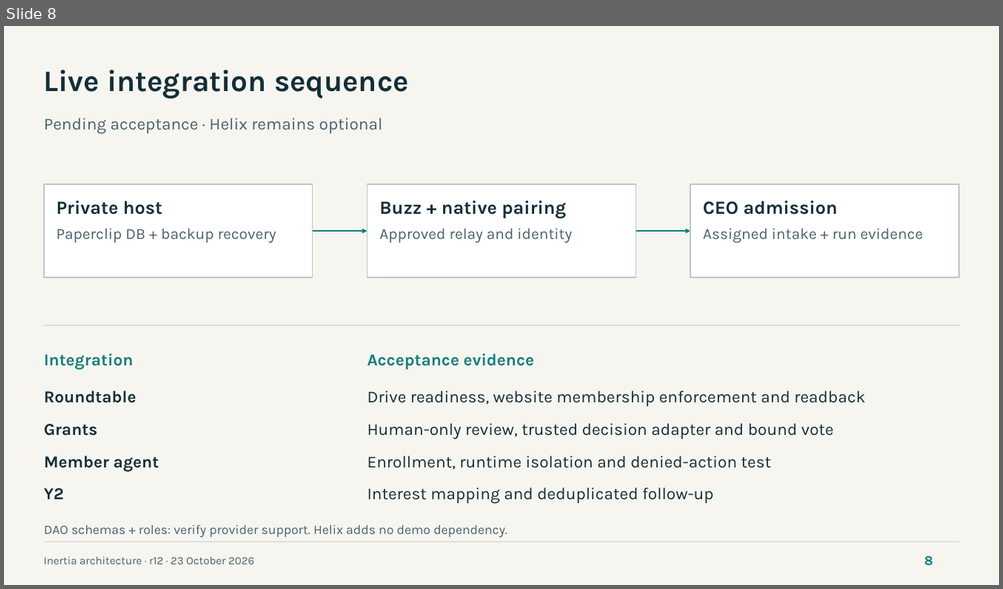
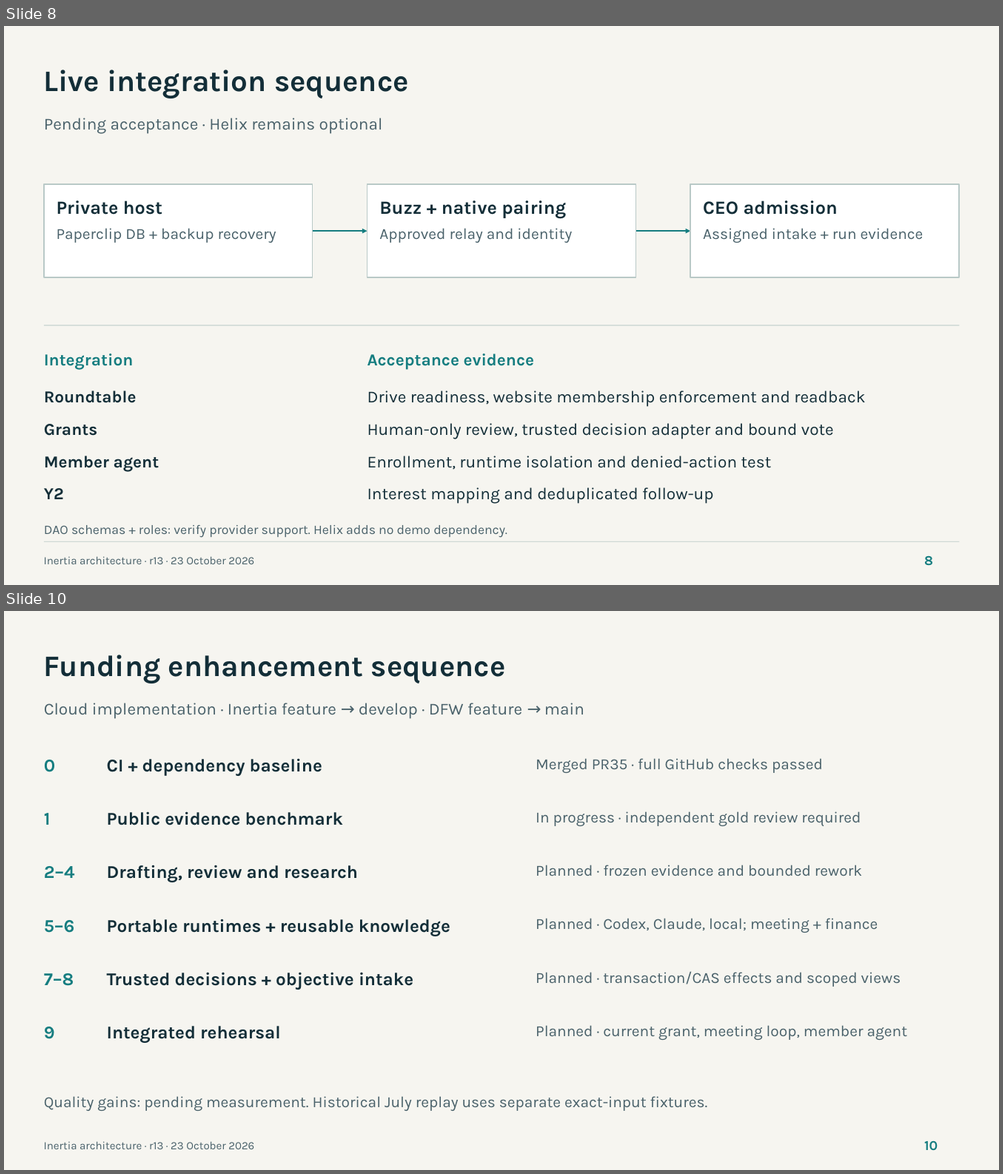
Before and after one commit to NetRxn/Inertia, a slide deck: Inertia-Architecture.pptx. Shown one above the other, each under a label of ours: slide 8 before the commit, slides 8 and 10 after it; the slides between them are not shown. The pictures are 1003x589 and 1003x1174 pixels, drawn with LibreOffice and Linux fonts; fonts in the diff are those of the drawing. Boxes give left, top, right and bottom in pixels: in the first picture for what was removed or moved away, otherwise in the second. Text is boxed around its words. In the diff, an @@ line names an element or a change of style, - is before the commit and + after.

Commit message:
docs: coordinate funding agents, meeting knowledge and objective intake [skip ci]

```diff
--- a/Inertia-Architecture.pptx
+++ b/Inertia-Architecture.pptx
@@ slide 10 added at <box>4,611,999,1170</box>, background #F6F5F0 @@
@@ text added at <box>44,655,506,684</box>, 36 pt, text #132E38, bold @@
+Funding enhancement sequence
@@ text added at <box>44,703,584,719</box>, 20.2 pt, text #49616A @@
+Cloud implementation · Inertia feature → develop · DFW feature → main
@@ text added at <box>44,760,55,772</box>, 21.8 pt, text #157D80, bold @@
+0
@@ text added at <box>107,758,322,776</box>, 21.8 pt, text #132E38, bold @@
+CI + dependency baseline
@@ text added at <box>535,758,822,773</box>, 18.8 pt, text #49616A @@
+Merged PR35 · full GitHub checks passed
@@ text added at <box>44,813,51,825</box>, 21.8 pt, text #157D80, bold @@
+1
@@ text added at <box>107,812,343,826</box>, 21.8 pt, text #132E38, bold @@
+Public evidence benchmark
@@ text added at <box>535,812,860,826</box>, 18.8 pt, text #49616A @@
+In progress · independent gold review required
@@ text added at <box>44,866,75,878</box>, 21.8 pt, text #157D80, bold @@
+2–4
@@ text added at <box>107,865,358,883</box>, 21.8 pt, text #132E38, bold @@
+Drafting, review and research
@@ text added at <box>535,865,862,876</box>, 18.8 pt, text #49616A @@
+Planned · frozen evidence and bounded rework
@@ text added at <box>44,920,75,933</box>, 21.8 pt, text #157D80, bold @@
+5–6
@@ text added at <box>107,919,450,937</box>, 21.8 pt, text #132E38, bold @@
+Portable runtimes + reusable knowledge
@@ text added at <box>535,918,878,933</box>, 18.8 pt, text #49616A @@
+Planned · Codex, Claude, local; meeting + finance
@@ text added at <box>44,974,74,986</box>, 21.8 pt, text #157D80, bold @@
+7–8
@@ text added at <box>107,972,413,990</box>, 21.8 pt, text #132E38, bold @@
+Trusted decisions + objective intake
@@ text added at <box>535,971,901,987</box>, 18.8 pt, text #49616A @@
+Planned · transaction/CAS effects and scoped views
@@ text added at <box>44,1027,55,1039</box>, 21.8 pt, text #157D80, bold @@
+9
@@ text added at <box>107,1026,281,1043</box>, 21.8 pt, text #132E38, bold @@
+Integrated rehearsal
@@ text added at <box>535,1025,908,1040</box>, 18.8 pt, text #49616A @@
+Planned · current grant, meeting loop, member agent
@@ text added at <box>44,1096,708,1111</box>, 18.8 pt, text #49616A @@
+Quality gains: pending measurement. Historical July replay uses separate exact-input fixtures.
@@ text added at <box>44,1142,254,1150</box>, 13.5 pt, text #49616A @@
+Inertia architecture · r13 · 23 October 2026
@@ text added at <box>924,1141,937,1151</box>, 16.5 pt, text #157D80, bold @@
+10
@@ slide 8 changed as well @@
@@ text at <box>44,557,254,565</box>: text changed @@
-Inertia architecture · r12 · 23 October 2026
+Inertia architecture · r13 · 23 October 2026
```
Also in this commit, not shown: 7 other slides changed, 1 other slide added, 16 other files.
